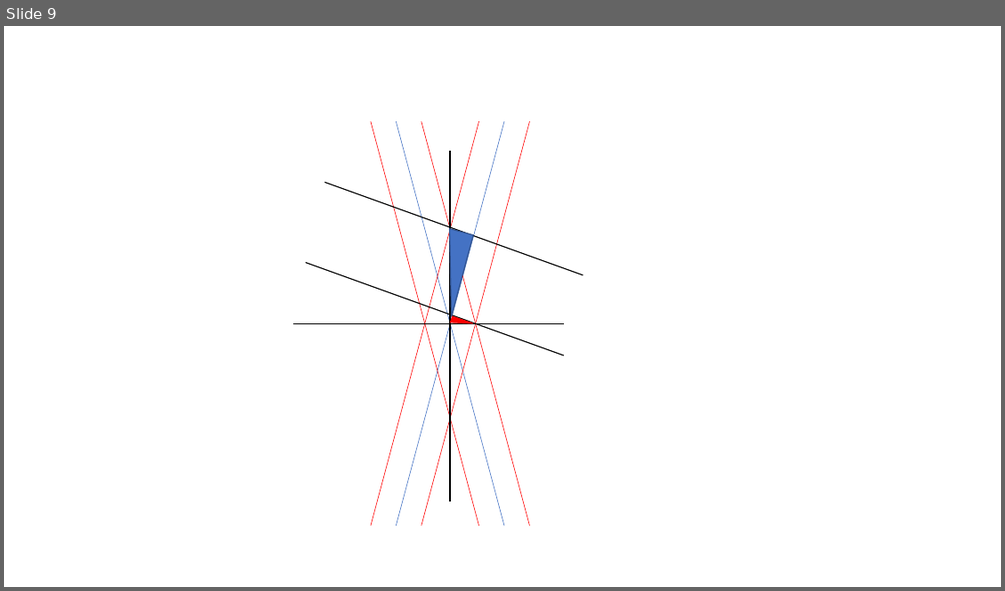
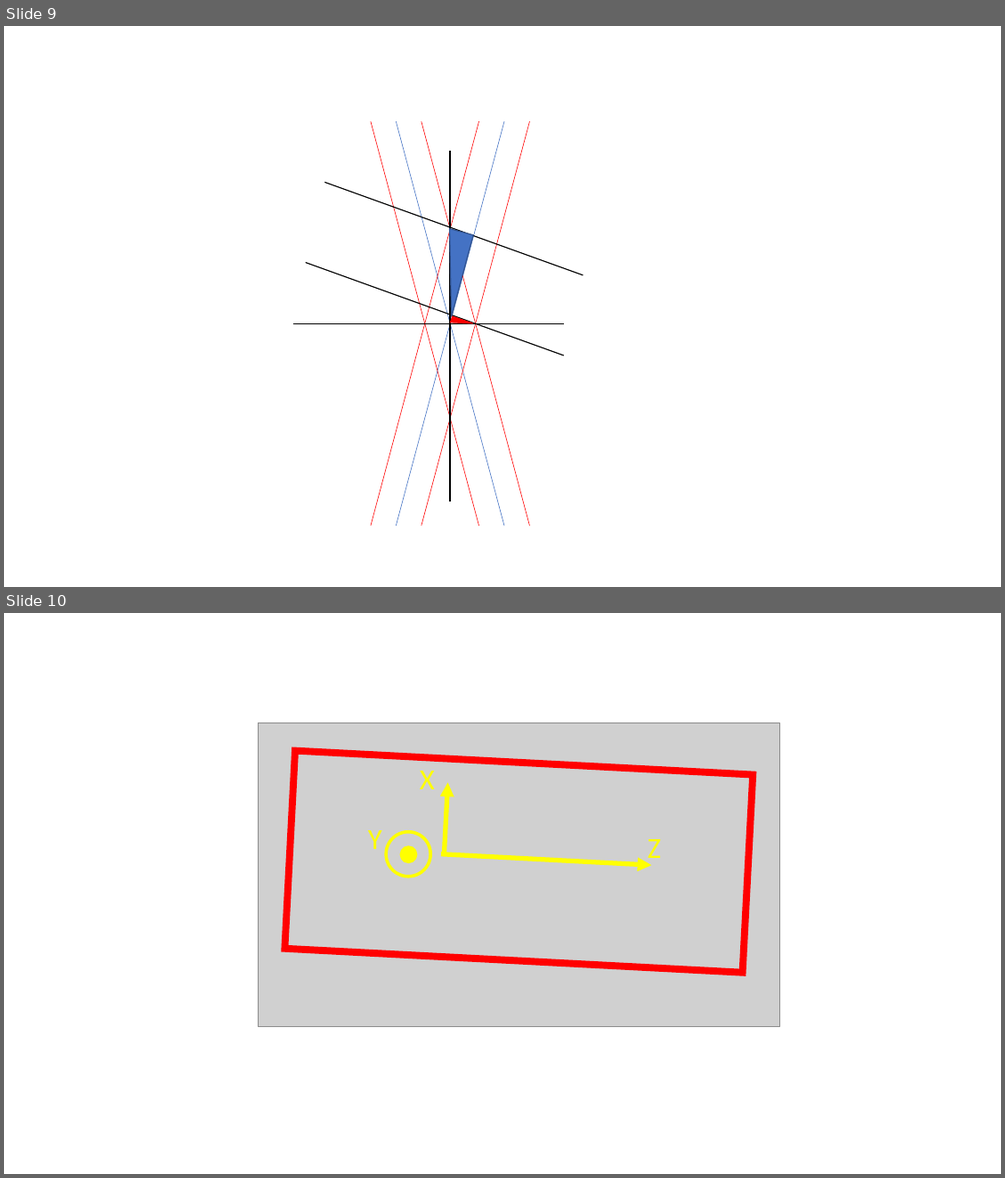
Before and after one commit to nkinnaird/Dissertation, a slide deck: KinnairdThesis/Body/Figures/ThesisImages.pptx. Shown one above the other, each under a label of ours: slide 9 before the commit, slides 9 and 10 after it. The pictures are 1005x591 and 1005x1178 pixels, drawn with LibreOffice and Linux fonts; fonts in the diff are those of the drawing; grey boxes stand for pictures. Boxes give left, top, right and bottom in pixels: in the first picture for what was removed or moved away, otherwise in the second. Text is boxed around its words. In the diff, an @@ line names an element or a change of style, - is before the commit and + after.

```diff
--- a/KinnairdThesis/Body/Figures/ThesisImages.pptx
+++ b/KinnairdThesis/Body/Figures/ThesisImages.pptx
@@ slide 10 added at (x1=4, y1=613, x2=1001, y2=1174), background #FFFFFF @@
@@ picture added at (x1=259, y1=722, x2=780, y2=1026) @@
@@ frame added at (x1=281, y1=747, x2=756, y2=976), fill #FF0000 @@
@@ text added at (x1=420, y1=771, x2=435, y2=789), 28 pt, text #FFFF00 @@
+X
@@ arrow added from (444, 856) to (448, 783), #FFFF00 4.5 pt @@
@@ text added at (x1=368, y1=830, x2=382, y2=849), 28 pt, text #FFFF00 @@
+Y
@@ donut added at (x1=385, y1=831, x2=431, y2=877), fill #FFFF00, outline #FFFF00 1 pt @@
@@ ellipse added at (x1=400, y1=846, x2=417, y2=863), fill #FFFF00, outline #FFFF00 1 pt @@
@@ text added at (x1=647, y1=839, x2=661, y2=866), 28 pt, text #FFFF00 @@
+Z
@@ arrow added from (442, 854) to (652, 865), #FFFF00 4.5 pt @@
```
Also in this commit, not shown: 3 other files.
